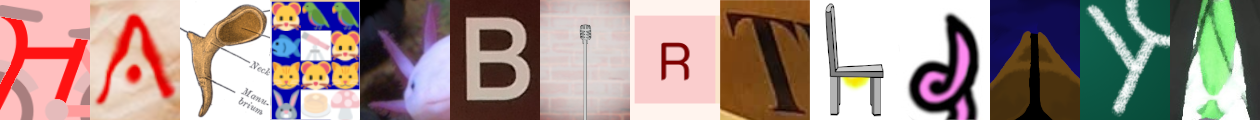
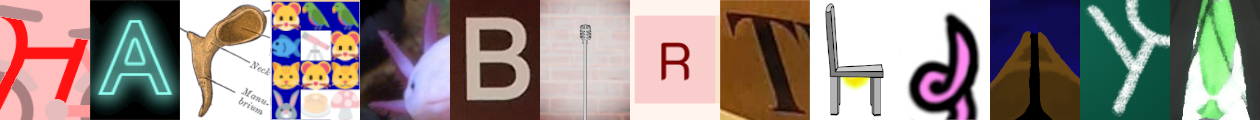
Layered file, before and after one edit (w=1260, h=120). Changes by layer:
added layer "Pasted Layer #13" above "Pasted Layer #12" over (90, 0, 180, 120)
